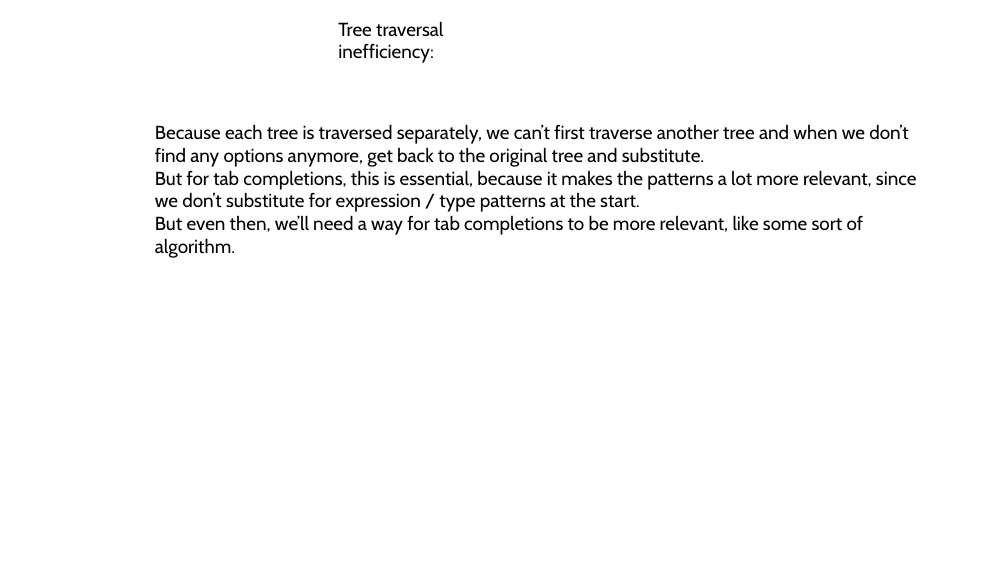
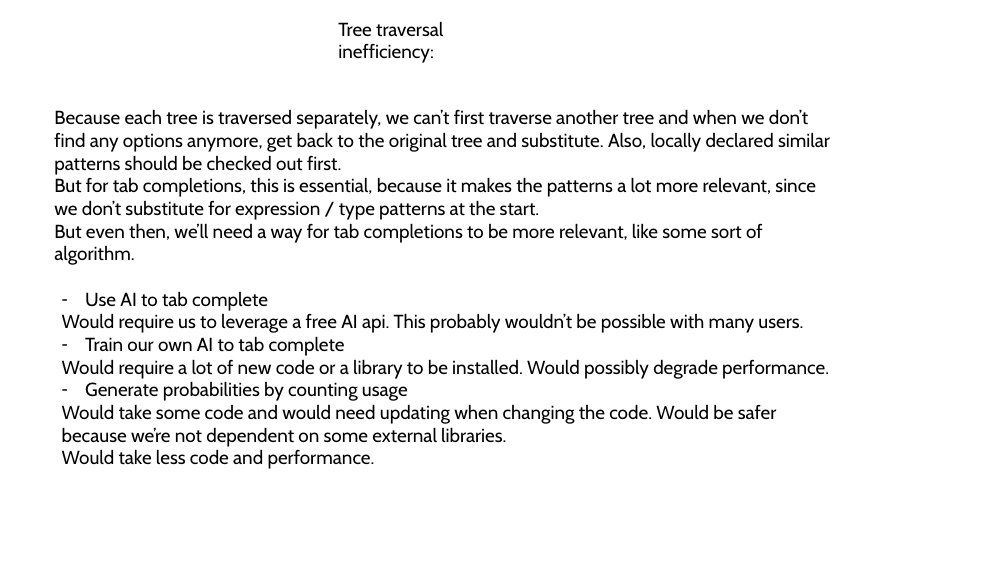
Before and after one commit to Realiste1/IntelliSkript, a slide deck: slide 8 of documentation/documentation.pptx. Drawn at 1008x567 pixels with LibreOffice and Linux fonts; fonts in the diff are those of the drawing. Boxes give left, top, right and bottom in pixels: in the first picture for what was removed or moved away, otherwise in the second. Text is boxed around its words. In the diff, an @@ line names an element or a change of style, - is before the commit and + after.

Commit message:
added intelligent tab completion. we store how frequent each pattern element is hit by another element. fix #167

```diff
--- a/documentation/documentation.pptx
+++ b/documentation/documentation.pptx
@@ text "Because each tree is traversed ..." moved from (x1=155, y1=124, x2=917, y2=258) to (x1=54, y1=109, x2=830, y2=265) @@
@@ text at (x1=54, y1=109, x2=830, y2=175): text changed @@
-Because each tree is traversed separately, we can’t first traverse another tree and when we don’t find any options anymore, get back to the original tree and substitute.
+Because each tree is traversed separately, we can’t first traverse another tree and when we don’t find any options anymore, get back to the original tree and substitute. Also, locally declared similar patterns should be checked out first.
@@ text added at (x1=62, y1=291, x2=829, y2=469), 18 pt, text #000000 @@
+– Use AI to tab complete
+Would require us to leverage a free AI api. This probably wouldn’t be possible with many users.
+– Train our own AI to tab complete
+Would require a lot of new code or a library to be installed. Would possibly degrade performance.
+– Generate probabilities by counting usage
+Would take some code and would need updating when changing the code. Would be safer because we’re not dependent on some external libraries.
+Would take less code and performance.
```
Also in this commit, not shown: 26 other files.
